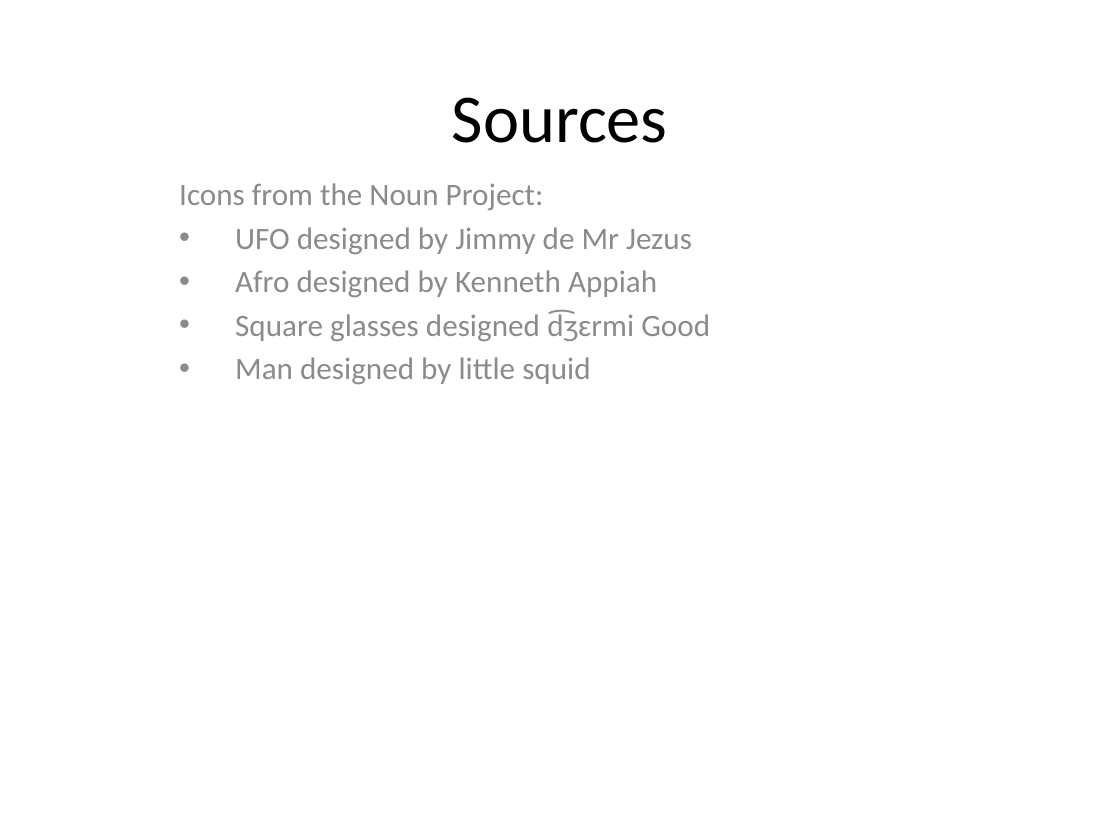
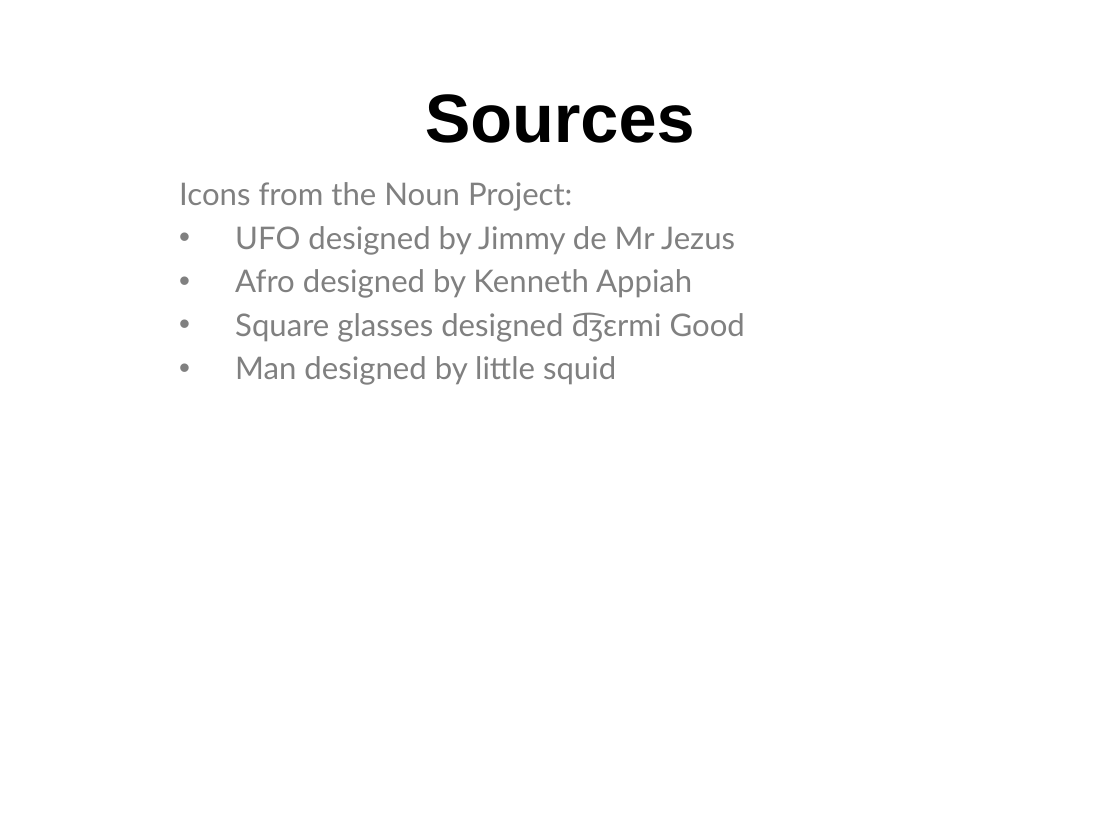
Before and after one commit to UrbanInstitute/git-tutorial, a slide deck: slide 5 of workshop/git_presentation.pptx (slide 2 before the commit). Drawn at 1120x840 pixels with LibreOffice and Linux fonts; fonts in the diff are those of the drawing. Boxes give left, top, right and bottom in pixels: in the first picture for what was removed or moved away, otherwise in the second. Text is boxed around its words. In the diff, an @@ line names an element or a change of style, - is before the commit and + after.

Commit message:
final ppt?

```diff
--- a/workshop/git_presentation.pptx
+++ b/workshop/git_presentation.pptx
@@ title "Sources" at box(425, 94, 695, 143): font Calibri to Arial, bold on @@
@@ subtitle "Icons from the Noun Project:" at box(179, 182, 745, 385): font Calibri to Lato, text colour #8C8C8C to #808080 @@
```
Also in this commit, not shown: 1 other slide changed, 3 slides added.
